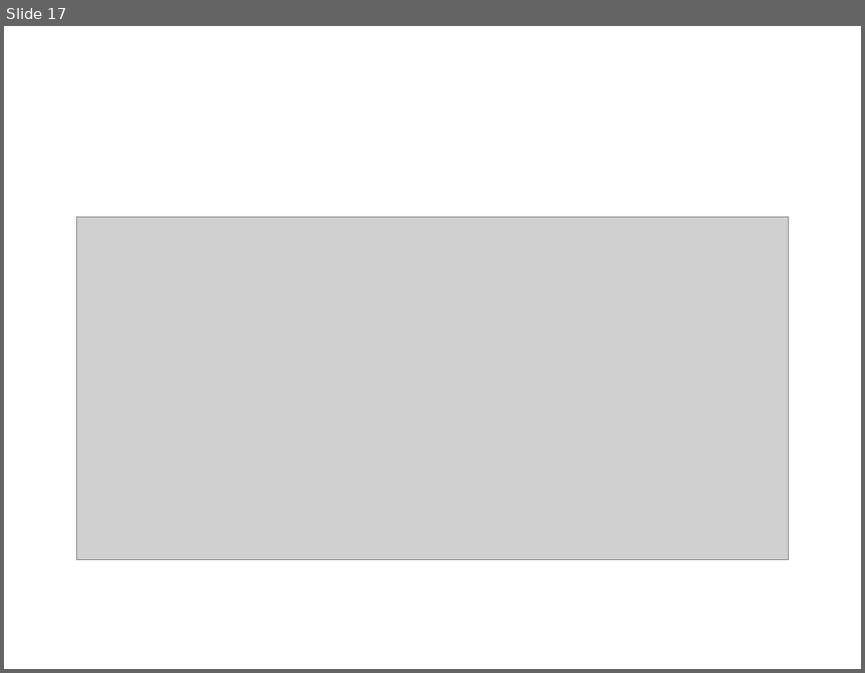
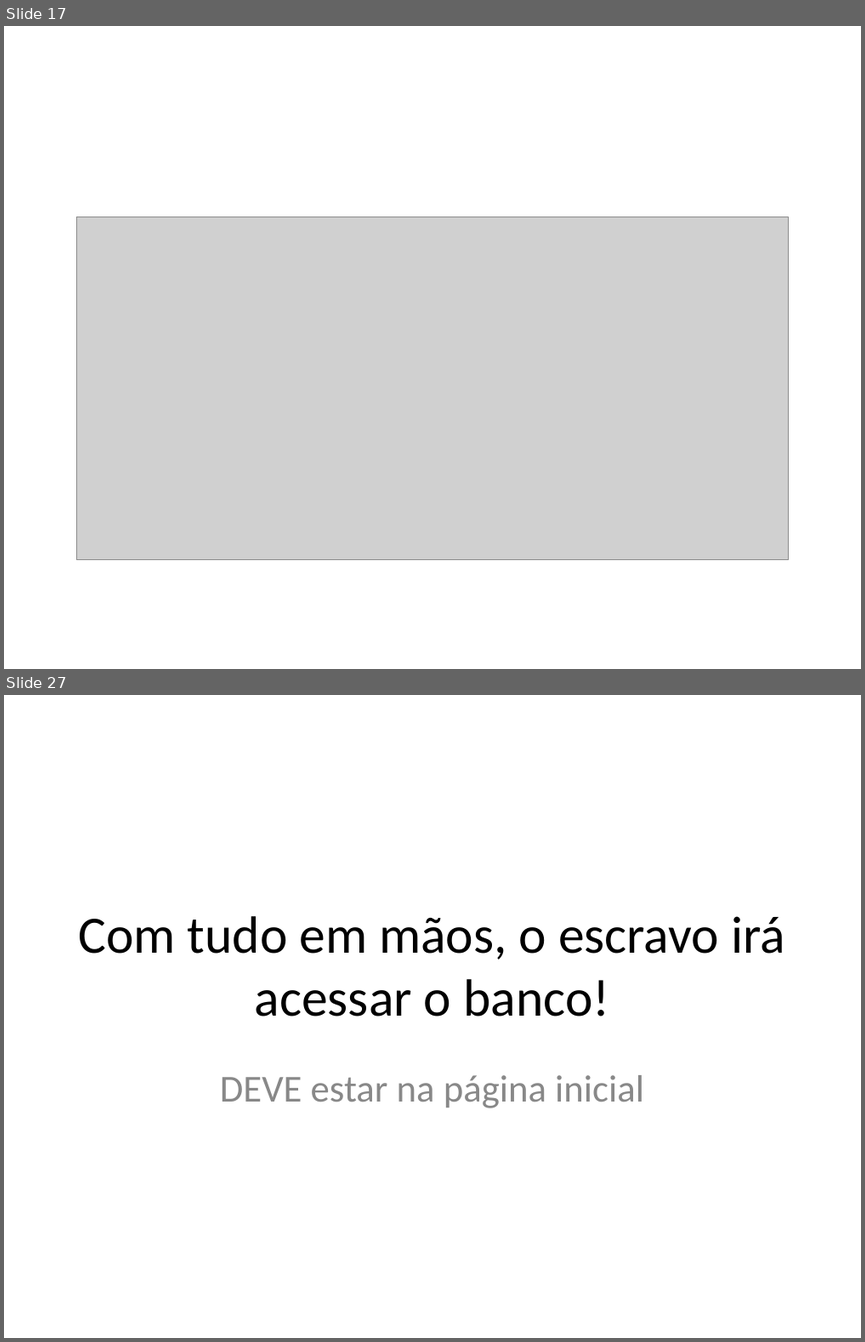
Before and after one commit to AlexTCarvalho/QHI, a slide deck: Treinamento – Escravo do QHI.pptx. Shown one above the other, each under a label of ours: slide 17 before the commit, slides 17 and 27 after it; the slides between them are not shown. The pictures are 865x673 and 865x1342 pixels, drawn with LibreOffice and Linux fonts; fonts in the diff are those of the drawing; grey boxes stand for pictures. Boxes give left, top, right and bottom in pixels: in the first picture for what was removed or moved away, otherwise in the second. Text is boxed around its words. In the diff, an @@ line names an element or a change of style, - is before the commit and + after.

```diff
--- a/Treinamento – Escravo do QHI.pptx
+++ b/Treinamento – Escravo do QHI.pptx
@@ slide 27 added at (4,695,861,1338), background #FFFFFF @@
@@ title added at (79,916,785,1016), 44 pt, text #000000 @@
+Com tudo em mãos, o escravo irá acessar o banco!
@@ subtitle added at (220,1075,644,1108), 32 pt, text #888888 @@
+DEVE estar na página inicial
```
Also in this commit, not shown: 10 slides changed, 4 other slides added.
